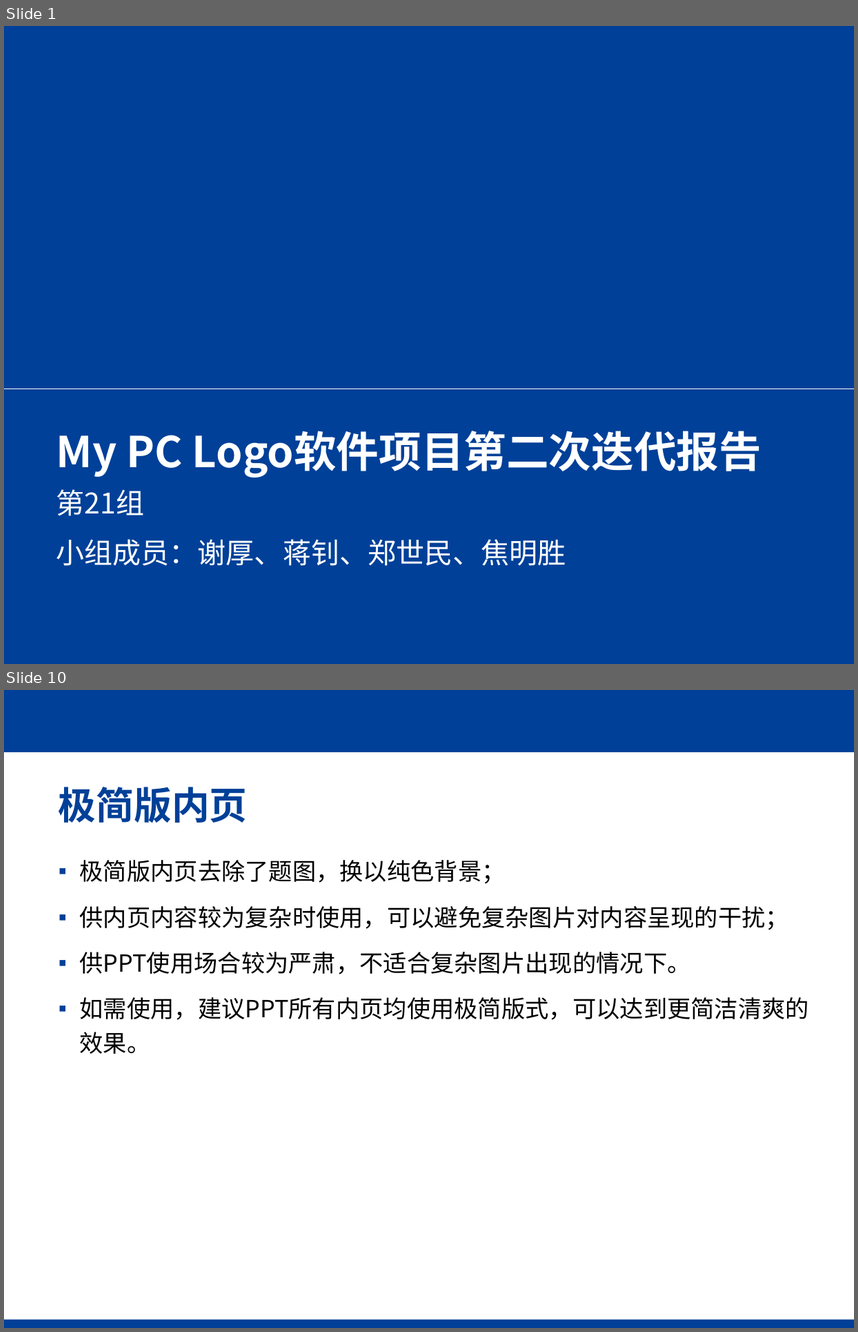
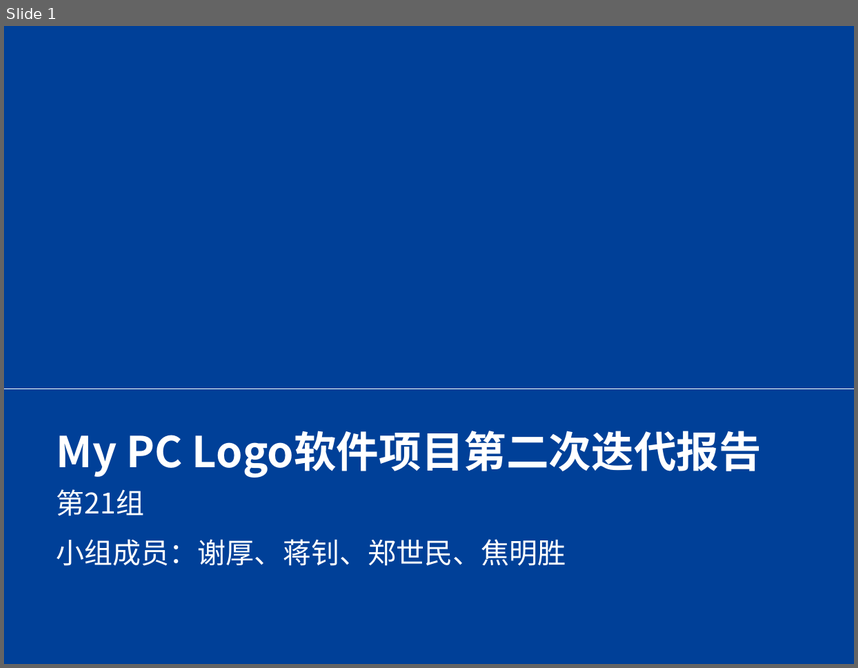
Before and after one commit to SJTU-SEP-21/SEP-21, a slide deck: TecPrototype/文档/迭代二答辩.pptx. Shown one above the other, each under a label of ours: slides 1 and 10 before the commit, slide 1 after it; the slides between them are not shown. The pictures are 858x1332 and 858x668 pixels, drawn with LibreOffice and Linux fonts; fonts in the diff are those of the drawing; background and template pictures are left out. Boxes give left, top, right and bottom in pixels: in the first picture for what was removed or moved away, otherwise in the second. Text is boxed around its words. In the diff, an @@ line names an element or a change of style, - is before the commit and + after.

```diff
--- a/TecPrototype/文档/迭代二答辩.pptx
+++ b/TecPrototype/文档/迭代二答辩.pptx
@@ slide 10 removed at (4,690,854,1328), background #FFFFFF @@
@@ rectangle removed at (4,690,854,752) @@
@@ title removed at (59,787,248,823) @@
-极简版内页
@@ text removed at (80,860,809,1054) @@
-▪ 极简版内页去除了题图，换以纯色背景；
-▪ 供内页内容较为复杂时使用，可以避免复杂图片对内容呈现的干扰；
-▪ 供PPT使用场合较为严肃，不适合复杂图片出现的情况下。
-▪ 如需使用，建议PPT所有内页均使用极简版式，可以达到更简洁清爽的效果。
@@ rectangle removed at (4,1319,854,1328) @@
```
Also in this commit, not shown: 8 slides changed, 9 slides added, 16 other slides removed, 10 other files.
